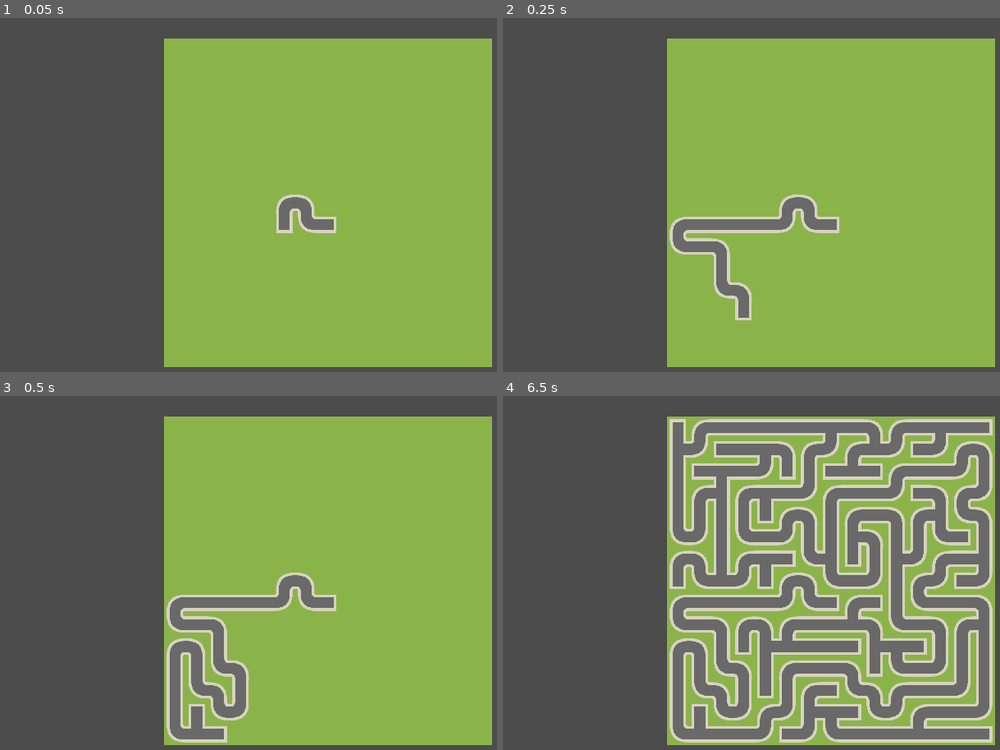
Above: before the commit, frames 1-4 (two rows, left to right).
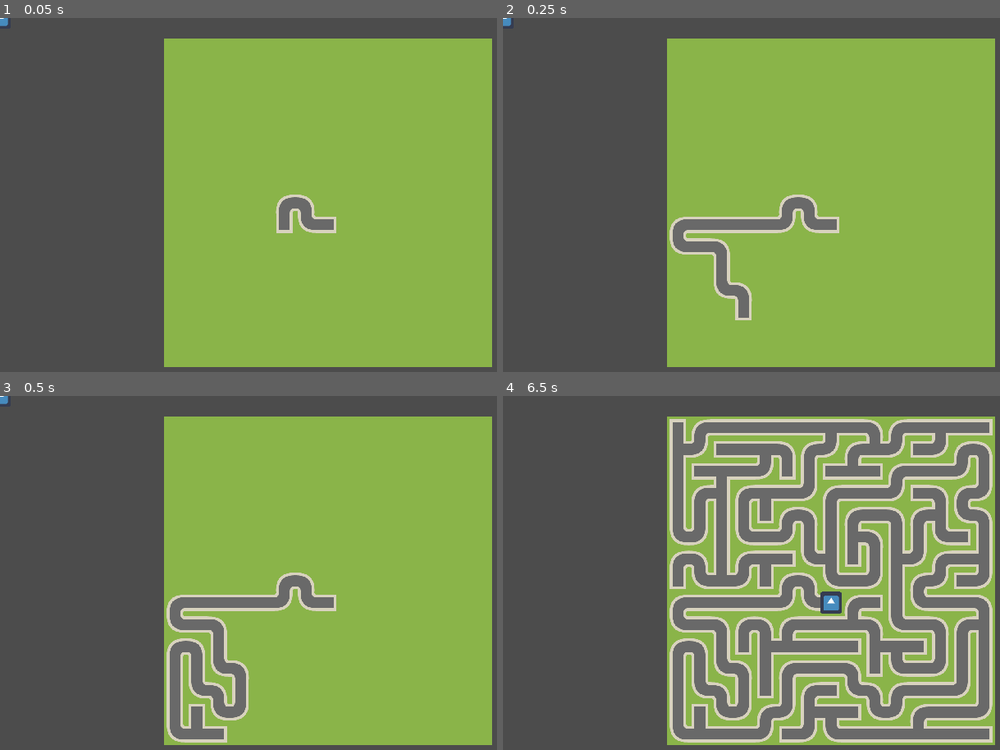
Above: after the commit, the same moments.

Repository: Nexe08/VimJam20220909
Game: Godot game, scene res://RootScene.tscn
Same seed, same stepped clock (60 frames per second), same inputs: the game is played once before the commit and once after it. The engine's default icon, where the game draws it, is replaced by a stand-in: a white triangle on a blue panel in a dark square.
Inputs (mouse positions are in pixels of both pictures, inside the frame that each line leads up to):
- Up to frame 1 (0.05 s): no input
- Up to frame 2 (0.25 s): no input
- Up to frame 3 (0.5 s): no input
- Up to frame 4 (6.5 s): move the mouse to (975, 562) at 0.52 s; move the mouse to (701, 597) at 1.27 s; move the mouse to (895, 498) at 2.02 s; move the mouse to (796, 654) at 2.77 s; move the mouse to (outside the picture) at 3.52 s; move the mouse to (632, 526) at 4.27 s; move the mouse to (865, 580) at 5.02 s; move the mouse to (731, 488) at 5.77 s

The runs differ from the first frame. In frame 1, less than 0.1% of the frame differs, in the area x 0-2%, y 0-3%; in frame 2, less than 0.1%; in frame 3, less than 0.1%; in frame 4, 0.3%, in the area x 63-69%, y 55-62%.

Commit message:
Added fire place instance. it get placed at the center of the maze when maze generation ends.

Diff:
--- /dev/null
+++ b/FirePlace.tscn
@@ -0,0 +1,16 @@
+[gd_scene load_steps=4 format=2]
+
+[ext_resource path="res://icon.png" type="Texture" id=1]
+[ext_resource path="res://fire_place.gd" type="Script" id=2]
+
+[sub_resource type="RectangleShape2D" id=1]
+extents = Vector2( 31, 32 )
+
+[node name="FirePlace" type="Area2D"]
+script = ExtResource( 2 )
+
+[node name="Sprite" type="Sprite" parent="."]
+texture = ExtResource( 1 )
+
+[node name="CollisionShape2D" type="CollisionShape2D" parent="."]
+shape = SubResource( 1 )
--- a/RootScene.tscn
+++ b/RootScene.tscn
@@ -1,8 +1,9 @@
-[gd_scene load_steps=4 format=2]
+[gd_scene load_steps=5 format=2]
 
 [ext_resource path="res://road_tiles.tres" type="TileSet" id=1]
 [ext_resource path="res://map_container.gd" type="Script" id=2]
 [ext_resource path="res://tile_map.gd" type="Script" id=3]
+[ext_resource path="res://FirePlace.tscn" type="PackedScene" id=4]
 
 [node name="RootScene" type="Node2D"]
 position = Vector2( 8, 0 )
@@ -22,3 +23,5 @@
 [node name="FuleSourcePosition" type="Position2D" parent="MapContainer/TileMap"]
 
 [node name="FirePlacePosition" type="Position2D" parent="MapContainer/TileMap"]
+
+[node name="FirePlace" parent="." instance=ExtResource( 4 )]
--- /dev/null
+++ b/fire_place.gd
@@ -0,0 +1,5 @@
+extends Area2D
+
+
+func _process(delta: float) -> void:
+	global_position = Global.fire_place_position
--- a/global.gd
+++ b/global.gd
@@ -1,2 +1,9 @@
 extends Node
 # global
+
+var fire_place_position: Vector2 setget set_fire_place_position
+
+
+# SETGET METHODE ---------------------------------------
+func set_fire_place_position(value: Vector2):
+	fire_place_position = value
--- a/tile_map.gd
+++ b/tile_map.gd
@@ -15,6 +15,8 @@
 var width = 15
 var height = 15
 
+onready var running_map_generation: bool = true
+
 onready var ss = get_viewport().get_visible_rect().size # screen size
 onready var fule_source = $FuleSourcePosition
 onready var fire_place = $FirePlacePosition
@@ -30,6 +32,11 @@
 	)
 
 	make_maze()
+
+
+func _process(delta: float) -> void:
+	if not running_map_generation:
+		Global.set_fire_place_position(fire_place.global_position)
 
 
 func check_neighbors(cell, unvisited):
@@ -59,8 +66,11 @@
 	))
 	unvisited.erase(current)
 
+	var start_pos_of_maze_in_local = map_to_world(current)
+
 	# execute recursive backtracker algorithm
 	while unvisited: # loop untile every cell is not visited
+		running_map_generation = true
 		var neighbors = check_neighbors(current, unvisited)
 		if neighbors.size() > 0: # if there is neighbore
 			# choos any neighbore to next cell that will be current cell
@@ -78,5 +88,7 @@
 			current = stack.pop_back()
 		yield(get_tree(), "idle_frame")
 
-	fire_place.global_position = map_to_world(current) # centergl
-	fule_source.global_position = map_to_world(Vector2.ZERO) # top left
+	var last_pos_of_maze_in_local = map_to_world(current)
+	fire_place.global_position = to_global(start_pos_of_maze_in_local) + Vector2(32, 32) # center
+	fule_source.global_position = to_global(last_pos_of_maze_in_local) + Vector2(32, 32) # last
+	running_map_generation = false
Not shown, added: .mono/metadata/ide_messaging_meta.txt
